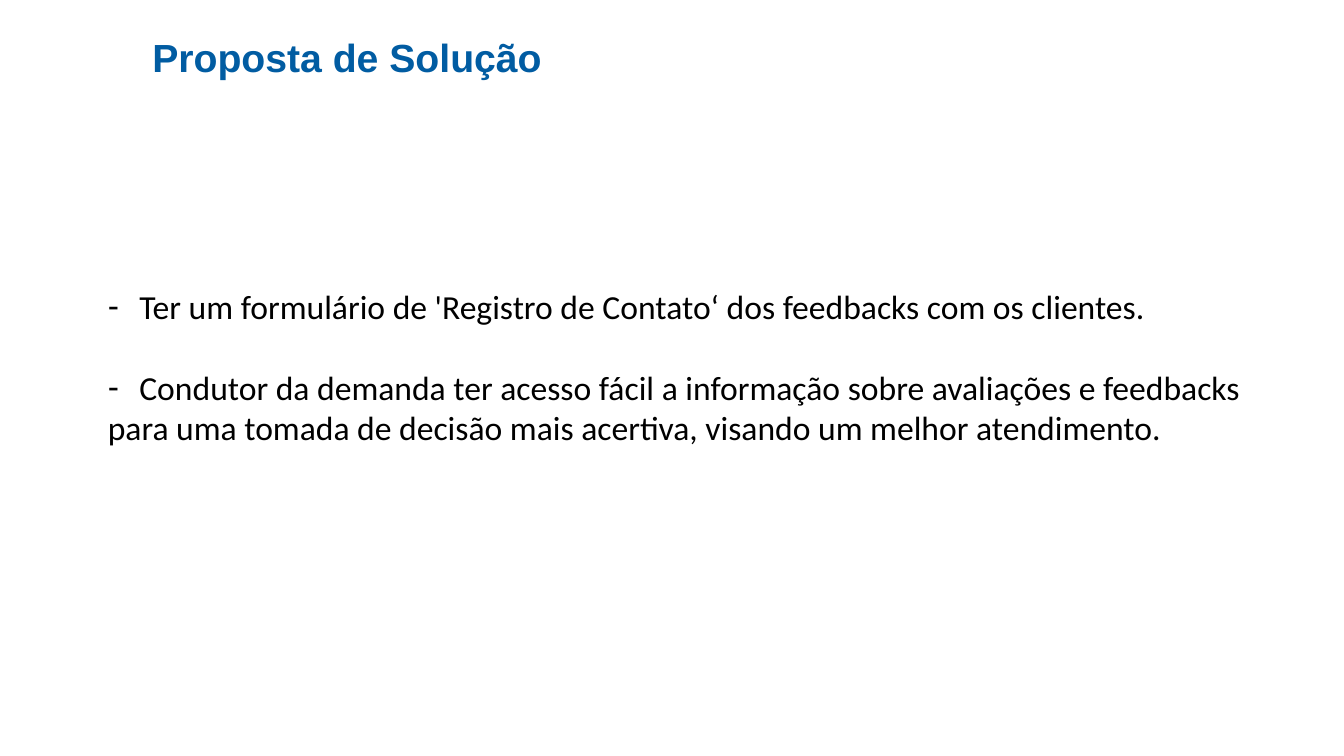
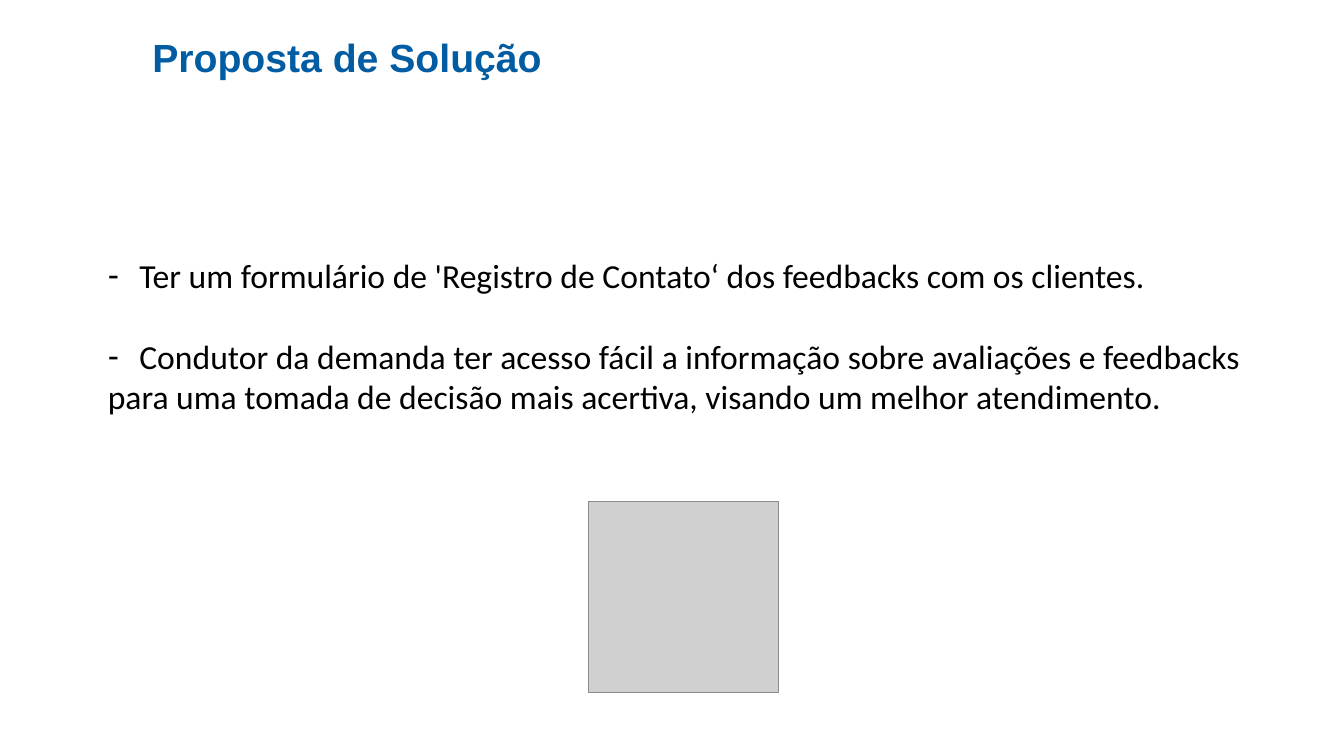
Before and after one commit to cezarnk/projetos, a slide deck: slide 5 of Apresentação Cesup Rede/Projeto 1.pptx. Drawn at 1344x756 pixels with LibreOffice and Linux fonts; fonts in the diff are those of the drawing; grey boxes stand for pictures; background and template pictures are left out. Boxes give left, top, right and bottom in pixels: in the first picture for what was removed or moved away, otherwise in the second. Text is boxed around its words. In the diff, an @@ line names an element or a change of style, - is before the commit and + after.

```diff
--- a/Apresentação Cesup Rede/Projeto 1.pptx
+++ b/Apresentação Cesup Rede/Projeto 1.pptx
@@ text "Ter um formulário de 'Registro ...": place and size @@
-text "Ter um formulário de 'Registro ..." at bbox=[108, 295, 1239, 446]
+text "Ter um formulário de 'Registro ..." at bbox=[108, 264, 1239, 415]
@@ picture added at bbox=[589, 501, 779, 693] @@
```
Also in this commit, not shown: 3 other slides changed, 2 other files.
